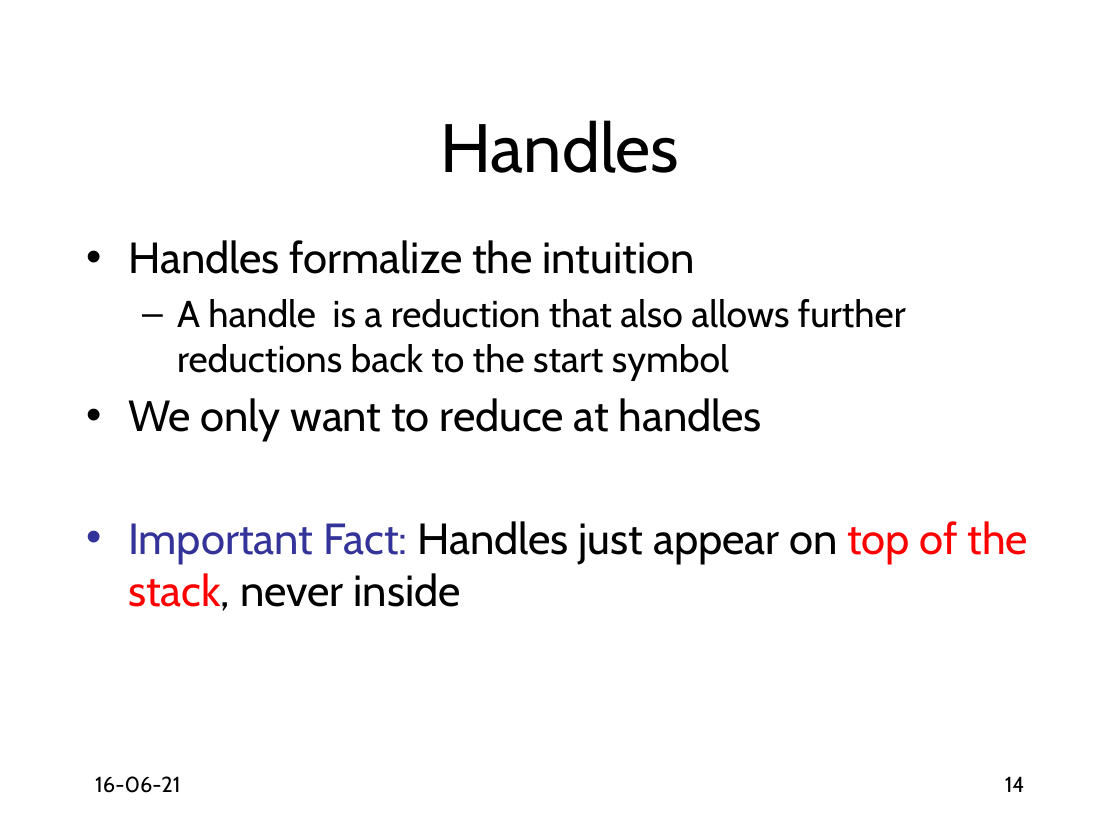
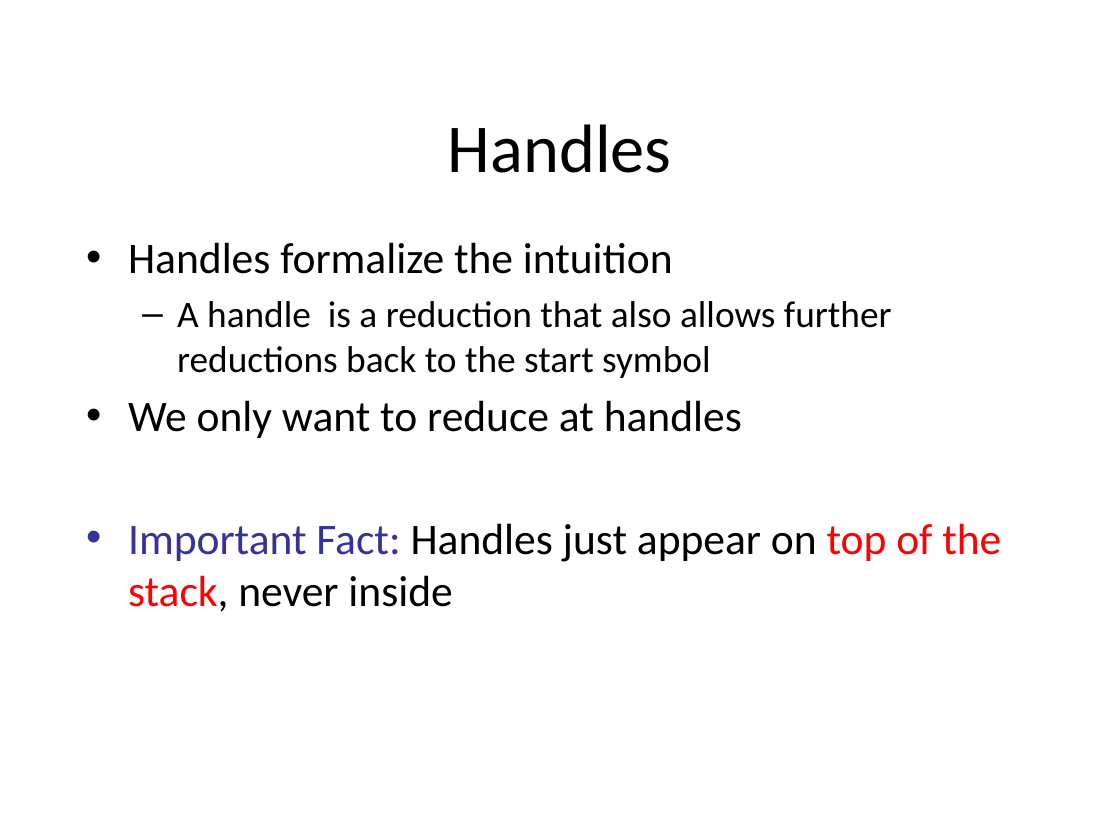
Before and after one commit to anoopsarkar/compilers-class, a slide deck: slide 14 of assets/ppt/parsing/lr1-shift-reduce-parsing.pptx. Drawn at 1120x840 pixels with LibreOffice and Linux fonts; fonts in the diff are those of the drawing. Boxes give left, top, right and bottom in pixels: in the first picture for what was removed or moved away, otherwise in the second. Text is boxed around its words. In the diff, an @@ line names an element or a change of style, - is before the commit and + after.

```diff
--- a/assets/ppt/parsing/lr1-shift-reduce-parsing.pptx
+++ b/assets/ppt/parsing/lr1-shift-reduce-parsing.pptx
@@ title "Handles" at box(448, 124, 672, 173): font Cabin to Calibri @@
@@ text "Handles formalize the intuition" at box(128, 242, 1001, 612): font Cabin to Calibri @@
@@ text removed at box(95, 776, 180, 793) @@
-16-06-21
@@ page number removed at box(1005, 776, 1025, 792) @@
-14
```
Also in this commit, not shown: 15 other slides changed, 2 other files.
